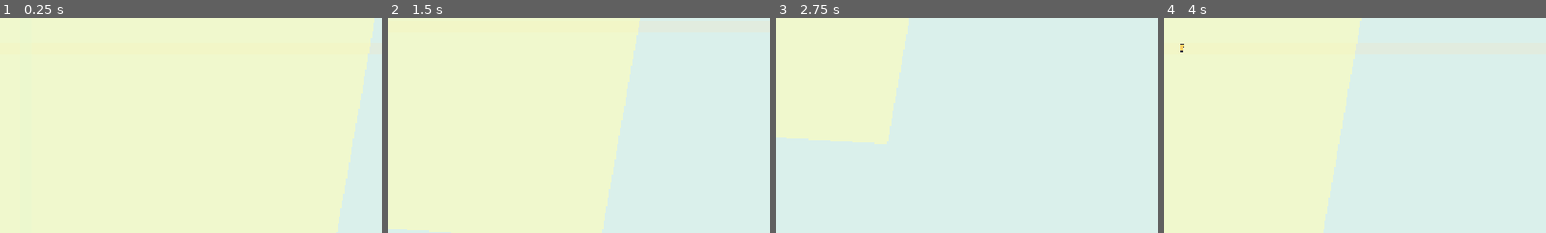
Above: before the commit, frames 1-4 (left to right).
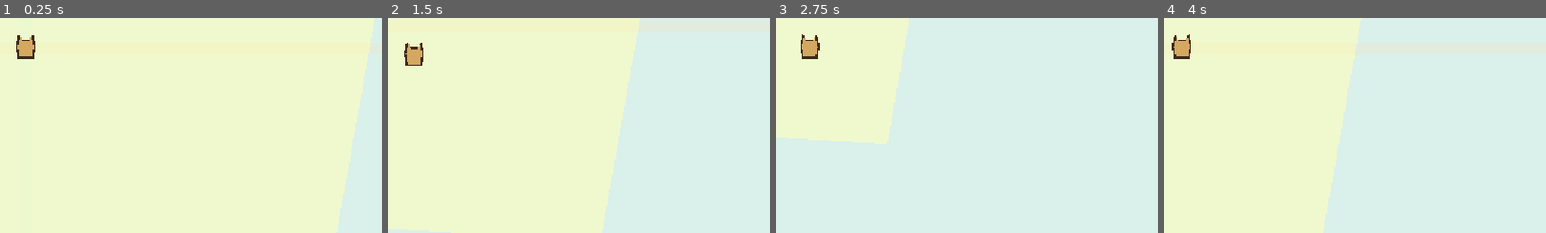
Above: after the commit, the same moments.

Repository: piiieeere/zeucozy
Game: Godot game, scene res://scenes/main.tscn
The game is run twice, just before and just after one commit, with the same random seed, the same clock (stepped at 60 frames per second) and the same inputs.
Inputs:
- Up to frame 1 (0.25 s): no input
- Up to frame 2 (1.5 s): hold Right (ui_right) 0.53-1.28 s; hold Down (ui_down) from 1.28 s (still down)
- Up to frame 3 (2.75 s): release Down (ui_down) at 2.03 s; hold Right (ui_right) from 2.03 s (still down)
- Up to frame 4 (4 s): release Right (ui_right) at 2.78 s; hold Up (ui_up) 2.78-3.53 s; hold Left (ui_left) from 3.53 s (still down)
The pictures show only the part of the screen within x 47-97%, y 43-93%; the shares and areas given below are measured in that part.

The runs differ from the first frame. In frame 1, 0.5% of the frame differs, in the area x 4-10%, y 8-20%; in frame 2, 0.5%; in frame 3, 0.4%; in frame 4, 0.4%.

Commit message:
refactor: transition from 2D sprites to 3D models and update player scene

Diff:
--- a/scenes/player.tscn
+++ b/scenes/player.tscn
@@ -1,20 +1,6 @@
-[gd_scene load_steps=21 format=3]
+[gd_scene load_steps=5 format=3]
 
-[ext_resource type="Script" path="res://scripts/player.gd" id="1_gjffe"]
-[ext_resource type="Texture2D" path="res://assets/sprites/approved/player_idle_01.png" id="2_i1"]
-[ext_resource type="Texture2D" path="res://assets/sprites/approved/player_idle_02.png" id="3_i2"]
-[ext_resource type="Texture2D" path="res://assets/sprites/approved/player_idle_03.png" id="4_i3"]
-[ext_resource type="Texture2D" path="res://assets/sprites/approved/player_idle_04.png" id="5_i4"]
-[ext_resource type="Texture2D" path="res://assets/sprites/approved/player_idle_05.png" id="6_i5"]
-[ext_resource type="Texture2D" path="res://assets/sprites/approved/player_idle_06.png" id="7_i6"]
-[ext_resource type="Texture2D" path="res://assets/sprites/approved/player_down.png" id="8_down"]
-[ext_resource type="Texture2D" path="res://assets/sprites/approved/player_up.png" id="9_up"]
-[ext_resource type="Texture2D" path="res://assets/sprites/approved/player_right.png" id="10_right"]
-[ext_resource type="Texture2D" path="res://assets/sprites/approved/player_left.png" id="11_left"]
-[ext_resource type="Texture2D" path="res://assets/sprites/approved/player_down_right.png" id="12_dr"]
-[ext_resource type="Texture2D" path="res://assets/sprites/approved/player_down_left.png" id="13_dl"]
-[ext_resource type="Texture2D" path="res://assets/sprites/approved/player_up_right.png" id="14_ur"]
-[ext_resource type="Texture2D" path="res://assets/sprites/approved/player_up_left.png" id="15_ul"]
+[ext_resource type="Script" path="res://scripts/player.gd" id="1_player"]
 
 [sub_resource type="CircleShape2D" id="CircleShape2D_body"]
 radius = 14.0
@@ -25,85 +11,21 @@
 [sub_resource type="CircleShape2D" id="CircleShape2D_pickup"]
 radius = 72.0
 
-[sub_resource type="SpriteFrames" id="SpriteFrames_main"]
-animations = [{
-"frames": [{
-"duration": 1.0,
-"texture": ExtResource("2_i1")
-}, {
-"duration": 1.0,
-"texture": ExtResource("3_i2")
-}, {
-"duration": 1.0,
-"texture": ExtResource("4_i3")
-}, {
-"duration": 1.0,
-"texture": ExtResource("5_i4")
-}, {
-"duration": 1.0,
-"texture": ExtResource("6_i5")
-}, {
-"duration": 1.0,
-"texture": ExtResource("7_i6")
-}],
-"loop": true,
-"name": &"idle",
-"speed": 6.0
-}, {
-"frames": [{"duration": 1.0, "texture": ExtResource("8_down")}],
-"loop": true,
-"name": &"walk_down",
-"speed": 1.0
-}, {
-"frames": [{"duration": 1.0, "texture": ExtResource("9_up")}],
-"loop": true,
-"name": &"walk_up",
-"speed": 1.0
-}, {
-"frames": [{"duration": 1.0, "texture": ExtResource("10_right")}],
-"loop": true,
-"name": &"walk_right",
-"speed": 1.0
-}, {
-"frames": [{"duration": 1.0, "texture": ExtResource("11_left")}],
-"loop": true,
-"name": &"walk_left",
-"speed": 1.0
-}, {
-"frames": [{"duration": 1.0, "texture": ExtResource("12_dr")}],
-"loop": true,
-"name": &"walk_down_right",
-"speed": 1.0
-}, {
-"frames": [{"duration": 1.0, "texture": ExtResource("13_dl")}],
-"loop": true,
-"name": &"walk_down_left",
-"speed": 1.0
-}, {
-"frames": [{"duration": 1.0, "texture": ExtResource("14_ur")}],
-"loop": true,
-"name": &"walk_up_right",
-"speed": 1.0
-}, {
-"frames": [{"duration": 1.0, "texture": ExtResource("15_ul")}],
-"loop": true,
-"name": &"walk_up_left",
-"speed": 1.0
-}]
-
 [node name="Player" type="CharacterBody2D"]
 collision_layer = 1
 collision_mask = 0
-script = ExtResource("1_gjffe")
+script = ExtResource("1_player")
 
 [node name="CollisionShape2D" type="CollisionShape2D" parent="."]
 shape = SubResource("CircleShape2D_body")
 
-[node name="AnimatedSprite2D" type="AnimatedSprite2D" parent="."]
-sprite_frames = SubResource("SpriteFrames_main")
-animation = &"idle"
-autoplay = "idle"
-scale = Vector2(0.38, 0.38)
+[node name="Outline" type="Polygon2D" parent="."]
+color = Color(0.239216, 0.168627, 0.101961, 1)
+polygon = PackedVector2Array(-11, -22, -6, -14, 6, -14, 11, -22, 15, -4, 12, 15, -12, 15, -15, -4)
+
+[node name="Body" type="Polygon2D" parent="."]
+color = Color(0.831373, 0.658824, 0.376471, 1)
+polygon = PackedVector2Array(-8, -19, -5, -11, 5, -11, 8, -19, 12, -3, 9, 12, -9, 12, -12, -3)
 
 [node name="Hurtbox" type="Area2D" parent="."]
 collision_layer = 8
--- a/scripts/player.gd
+++ b/scripts/player.gd
@@ -17,7 +17,6 @@
 @export var pickup_radius: float = 72.0
 
 @onready var pickup_collision: CollisionShape2D = $PickupArea/CollisionShape2D
-@onready var _sprite: AnimatedSprite2D = $AnimatedSprite2D
 
 var health: int
 var level := 1
@@ -38,7 +37,6 @@
 func _physics_process(delta: float) -> void:
 	if _is_run_paused():
 		velocity = Vector2.ZERO
-		_play_anim(&"idle")
 		return
 
 	var input_direction := Input.get_vector("ui_left", "ui_right", "ui_up", "ui_down")
@@ -48,7 +46,6 @@
 
 	velocity = input_direction * speed
 	move_and_slide()
-	_update_animation(input_direction)
 
 	var game = _get_game()
 
@@ -164,35 +161,6 @@
 	stats_changed.emit(build_stats_text())
 
 
-func _update_animation(input_dir: Vector2) -> void:
-	if input_dir == Vector2.ZERO:
-		_play_anim(&"idle")
-		return
-
-	var dx := input_dir.x
-	var dy := input_dir.y
-	var diagonal: bool = abs(dx) > 0.35 and abs(dy) > 0.35
-
-	if diagonal:
-		if dx > 0 and dy > 0:
-			_play_anim(&"walk_down_right")
-		elif dx < 0 and dy > 0:
-			_play_anim(&"walk_down_left")
-		elif dx > 0 and dy < 0:
-			_play_anim(&"walk_up_right")
-		else:
-			_play_anim(&"walk_up_left")
-	elif abs(dx) >= abs(dy):
-		_play_anim(&"walk_right" if dx > 0 else &"walk_left")
-	else:
-		_play_anim(&"walk_down" if dy > 0 else &"walk_up")
-
-
-func _play_anim(anim: StringName) -> void:
-	if _sprite.animation != anim or not _sprite.is_playing():
-		_sprite.play(anim)
-
-
 func _get_game() -> Node:
 	return get_tree().get_first_node_in_group("game_root")
 
Not shown, changed: CLAUDE.md
Not shown, added: assets/models/.gitkeep
